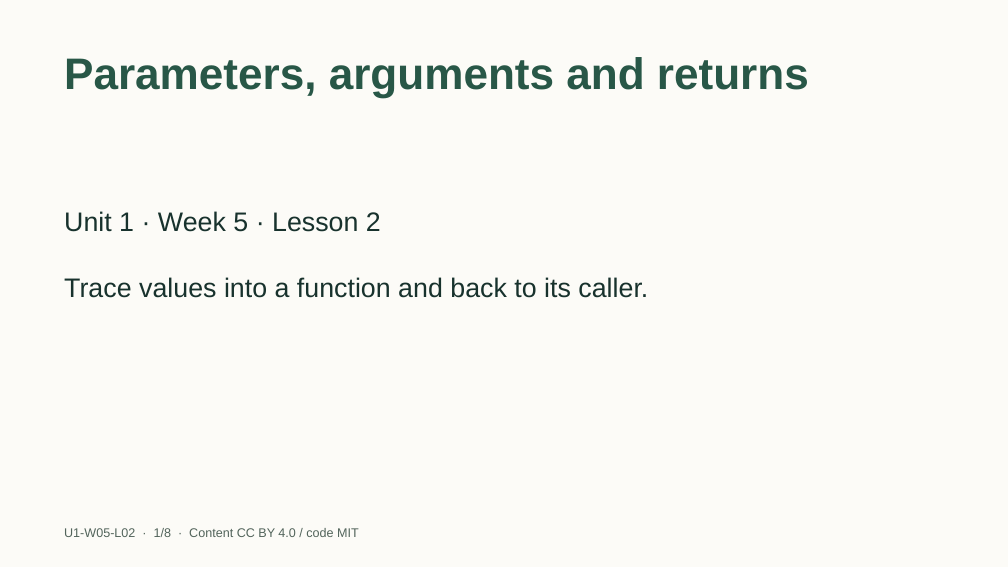
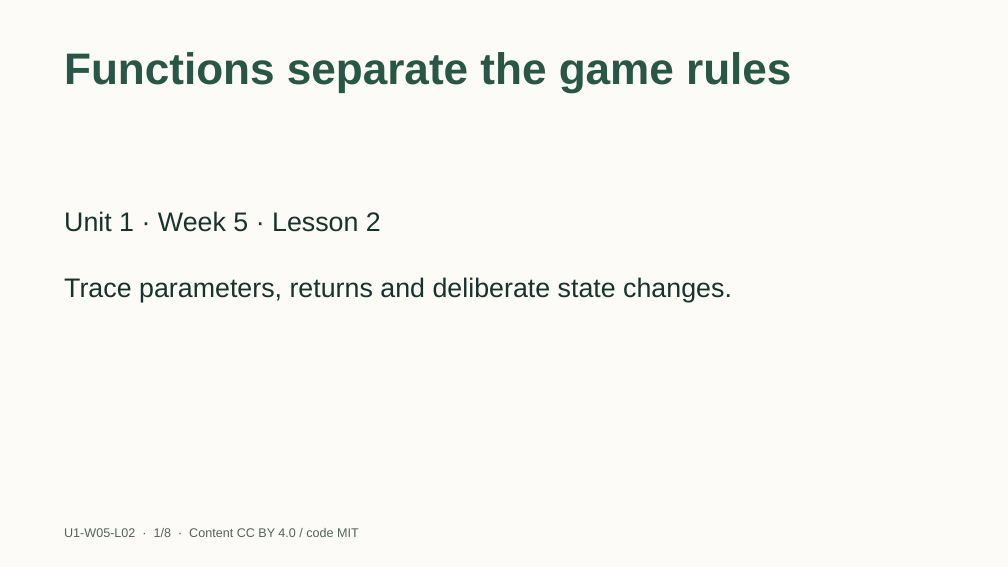
Before and after one commit to EdugenIO/cs-atar-textbook, a slide deck: slide 1 of dist/slides/u1-w05-l02.pptx. Drawn at 1008x567 pixels with LibreOffice and Linux fonts; fonts in the diff are those of the drawing. Boxes give left, top, right and bottom in pixels: in the first picture for what was removed or moved away, otherwise in the second. Text is boxed around its words. In the diff, an @@ line names an element or a change of style, - is before the commit and + after.

```diff
--- a/dist/slides/u1-w05-l02.pptx
+++ b/dist/slides/u1-w05-l02.pptx
@@ title removed at (x1=64, y1=57, x2=809, y2=97) @@
-Parameters, arguments and returns
@@ title added at (x1=64, y1=52, x2=791, y2=92), 42 pt, text #285747, bold @@
+Functions separate the game rules
@@ text at (x1=64, y1=277, x2=732, y2=302): text changed @@
-Trace values into a function and back to its caller.
+Trace parameters, returns and deliberate state changes.
```
Also in this commit, not shown: 7 slides added, 7 slides removed, 38 other files.
